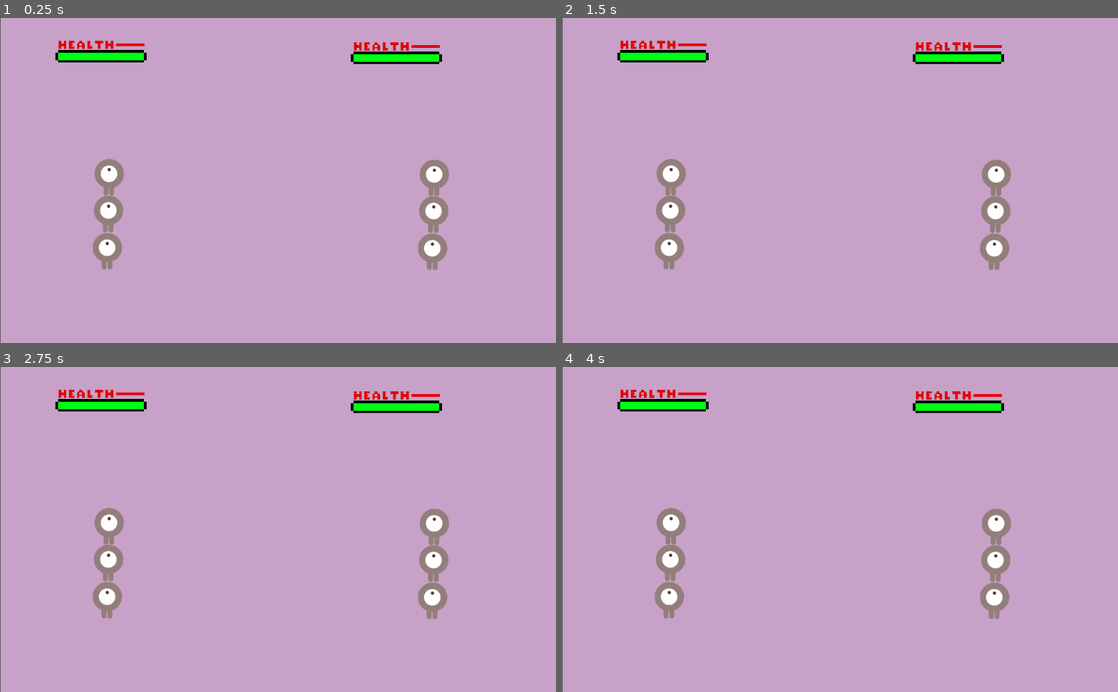
Above: before the commit, frames 1-4 (two rows, left to right).
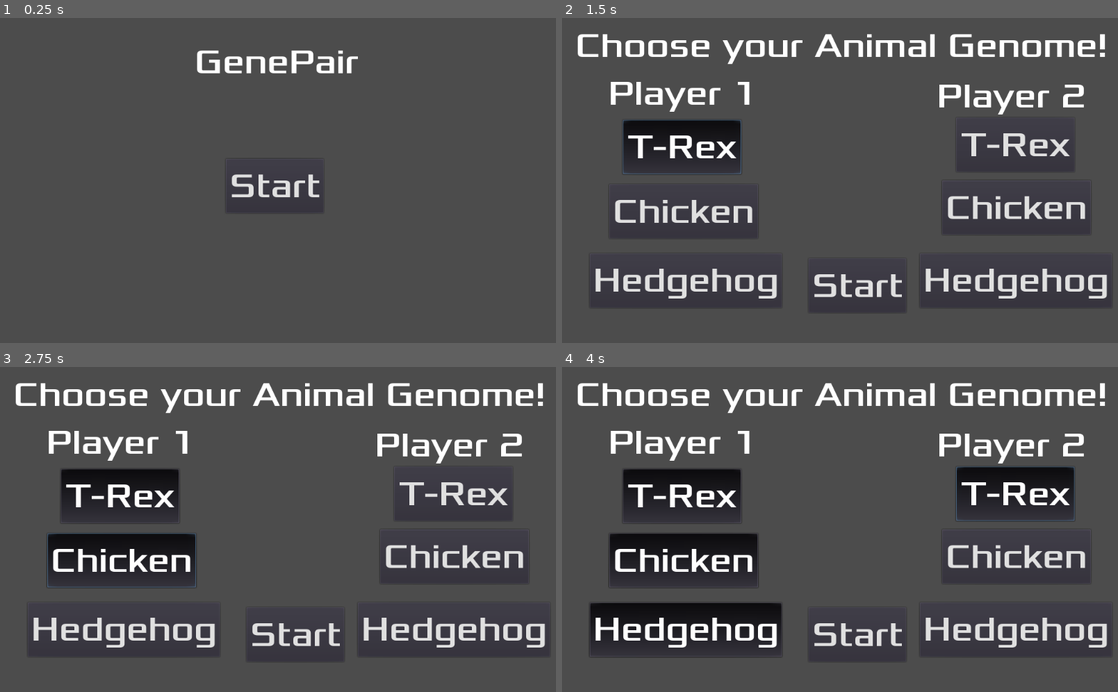
Above: after the commit, the same moments.

Repository: VetoPlayer/GenePair
Game: Godot game, scene res://HUD.tscn
Same seed, same stepped clock (60 frames per second), same inputs: the game is played once before the commit and once after it. Before the commit the project starts from res://Main.tscn.
Inputs (mouse positions are in pixels of both pictures, inside the frame that each line leads up to):
- Up to frame 1 (0.25 s): no input
- Up to frame 2 (1.5 s): click (834, 187) at 0.5 s, where only the run after the commit has a clickable "Start"; click (684, 148) at 1.25 s, where only the run after the commit has a clickable "T-Rex"
- Up to frame 3 (2.75 s): click (122, 558) at 2 s, where only the run after the commit has a clickable "Chicken"
- Up to frame 4 (4 s): click (684, 630) at 2.75 s, where only the run after the commit has a clickable "Hedgehog"; click (1017, 493) at 3.5 s, where only the run after the commit has a clickable "T-Rex"

The runs differ from the first frame. In frame 1, 100% of the frame differs, in the area x 0-100%, y 0-100%; in frame 2, 100%; in frame 3, 100%; in frame 4, 100%.

Commit message:
[Adding status for randomly chosen animal parts]

Diff:
--- a/Global.gd
+++ b/Global.gd
@@ -1,12 +1,4 @@
 extends Node2D
-
-# Declare member variables here. Examples:
-var first_head = ""
-var first_torso = ""
-var first_legs = ""
-var second_head = ""
-var second_torso = ""
-var second_legs = ""
 
 
 var first_animals = []
@@ -15,3 +7,13 @@
 # Called when the node enters the scene tree for the first time.
 func _ready():
 	pass # Replace with function body.
+
+func add_first_animals(animal):
+	first_animals.push_back(animal)
+
+func add_second_animals(animal):
+	second_animals.push_back(animal)
+
+func mix_randomly():
+	first_animals.shuffle()
+	second_animals.shuffle()
--- a/Main.gd
+++ b/Main.gd
@@ -9,8 +9,12 @@
 	## Let's get the global variables about the players
 	## and instantiate them accordingly
 	var g = get_node("/root/Global")
-	$Player1.start($StartPosition1.position, true, g.first_head, g.first_torso, g.first_legs)
-	$Player2.start($StartPosition2.position, false, g.second_head, g.second_torso, g.second_legs)
+	## First Player
+	var f = g.first_animals
+	## Second Player
+	var sec = g.second_animals
+	$Player1.start($StartPosition1.position, true, f[0], f[1],  f[2])
+	$Player2.start($StartPosition2.position, false, sec[0], sec[1], sec[2])
 	$Music.play()
 
 
--- a/choose.gd
+++ b/choose.gd
@@ -4,6 +4,7 @@
 onready var g = get_node("/root/Global")
 
 func _on_StartButton_pressed():
+	g.mix_randomly()
 	get_tree().change_scene("res://Main.tscn")
 
 
@@ -13,3 +14,19 @@
 
 func _on_Chicken_pressed():
 	g.add_first_animals("chicken")
+
+
+func _on_Hedgehog_pressed():
+	g.add_first_animals("hedgehog")
+
+
+func _on_Trex2_pressed():
+	g.add_second_animals("trex")
+
+
+func _on_Chicken2_pressed():
+	g.add_second_animals("chicken")
+
+
+func _on_Hedgehog2_pressed():
+	g.add_second_animals("hedgehog")
--- a/choose.tscn
+++ b/choose.tscn
@@ -63,6 +63,7 @@
 margin_right = 122.309
 margin_bottom = -56.0599
 custom_fonts/font = SubResource( 2 )
+toggle_mode = true
 text = "Start"
 
 [node name="Trex" type="Button" parent="."]
@@ -91,6 +92,7 @@
 margin_bottom = -193.05
 rect_pivot_offset = Vector2( 82.7201, 23.0496 )
 custom_fonts/font = SubResource( 2 )
+toggle_mode = true
 text = "Chicken"
 
 [node name="Hedgehog" type="Button" parent="."]
@@ -104,6 +106,7 @@
 margin_bottom = -65.1064
 rect_pivot_offset = Vector2( 82.7201, 23.0496 )
 custom_fonts/font = SubResource( 2 )
+toggle_mode = true
 text = "Hedgehog"
 
 [node name="Trex2" type="Button" parent="."]
@@ -116,6 +119,7 @@
 margin_right = 431.703
 margin_bottom = -315.823
 custom_fonts/font = SubResource( 2 )
+toggle_mode = true
 text = "T-Rex"
 
 [node name="Chicken2" type="Button" parent="."]
@@ -129,6 +133,7 @@
 margin_bottom = -199.511
 rect_pivot_offset = Vector2( 82.7201, 23.0496 )
 custom_fonts/font = SubResource( 2 )
+toggle_mode = true
 text = "Chicken"
 
 [node name="Hedgehog2" type="Button" parent="."]
@@ -142,7 +147,12 @@
 margin_bottom = -65.1064
 rect_pivot_offset = Vector2( 82.7201, 23.0496 )
 custom_fonts/font = SubResource( 2 )
+toggle_mode = true
 text = "Hedgehog"
 [connection signal="pressed" from="StartButton" to="." method="_on_StartButton_pressed"]
 [connection signal="pressed" from="Trex" to="." method="_on_Trex_pressed"]
 [connection signal="pressed" from="Chicken" to="." method="_on_Chicken_pressed"]
+[connection signal="pressed" from="Hedgehog" to="." method="_on_Hedgehog_pressed"]
+[connection signal="pressed" from="Trex2" to="." method="_on_Trex2_pressed"]
+[connection signal="pressed" from="Chicken2" to="." method="_on_Chicken2_pressed"]
+[connection signal="pressed" from="Hedgehog2" to="." method="_on_Hedgehog2_pressed"]
--- a/project.godot
+++ b/project.godot
@@ -16,7 +16,7 @@
 [application]
 
 config/name="New Game Project"
-run/main_scene="res://Main.tscn"
+run/main_scene="res://HUD.tscn"
 config/icon="res://icon.png"
 
 [autoload]
Not shown, added: spriteDinoNoHead.png.import
